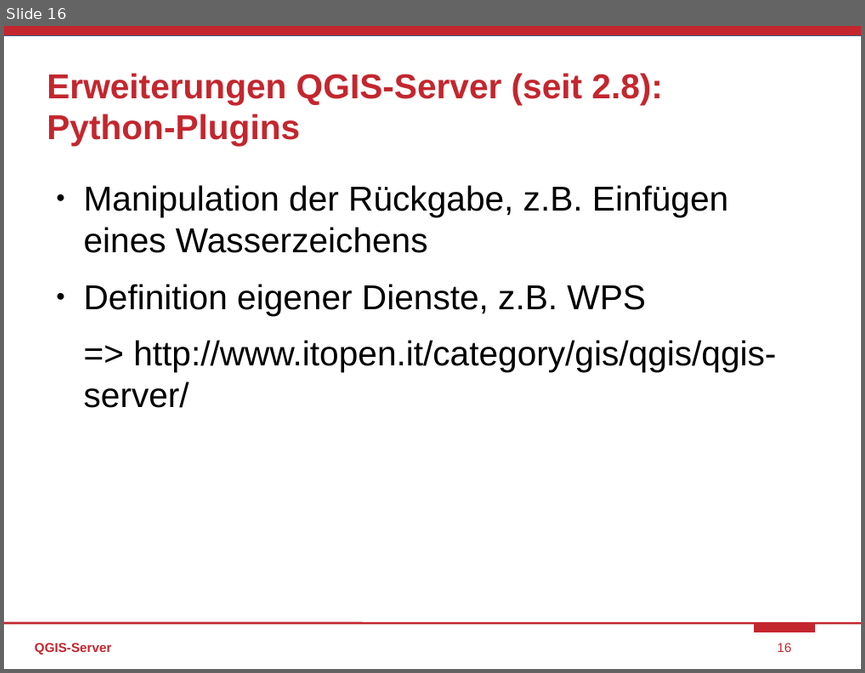
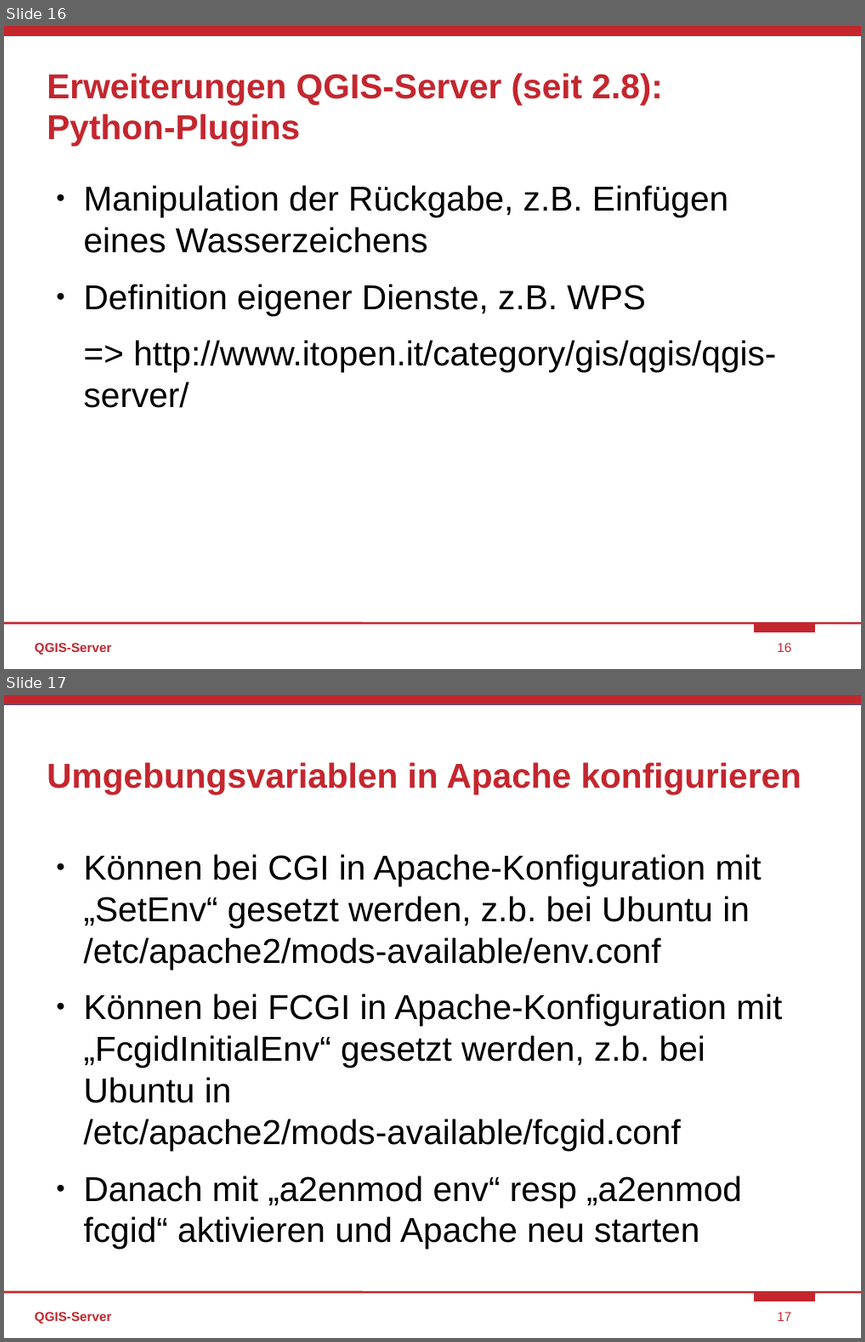
Before and after one commit to bstroebl/2015QGIS_ServerWS, a slide deck: 2015_FOSSGIS_WS_Server.odp. Shown one above the other, each under a label of ours: slide 16 before the commit, slides 16 and 17 after it. The pictures are 865x673 and 865x1342 pixels, drawn with LibreOffice and Linux fonts; fonts in the diff are those of the drawing. Boxes give left, top, right and bottom in pixels: in the first picture for what was removed or moved away, otherwise in the second. Text is boxed around its words. In the diff, an @@ line names an element or a change of style, - is before the commit and + after.

```diff
--- a/2015_FOSSGIS_WS_Server.odp
+++ b/2015_FOSSGIS_WS_Server.odp
@@ slide 17 added at [4,695,861,1338], background #FFFFFF; not listed: 4 template elements that a slide beside it also shows @@
@@ title added at [46,762,801,794], 32 pt, text #C4262E, bold @@
+Umgebungsvariablen in Apache konfigurieren
@@ text added at [84,854,782,1248], 32 pt, text #000000 @@
+● Können bei CGI in Apache-Konfiguration mit „SetEnv“ gesetzt werden, z.b. bei Ubuntu in /etc/apache2/mods-available/env.conf
+● Können bei FCGI in Apache-Konfiguration mit „FcgidInitialEnv“ gesetzt werden, z.b. bei Ubuntu in /etc/apache2/mods-available/fcgid.conf
+● Danach mit „a2enmod env“ resp „a2enmod fcgid“ aktivieren und Apache neu starten
@@ text added at [35,1311,111,1323], 12 pt, text #C4262E, bold @@
+QGIS-Server
@@ page number added at [777,1311,791,1321], 12 pt, text #C4262E @@
+17
```
Also in this commit, not shown: 4 other slides added, 2 other files.
